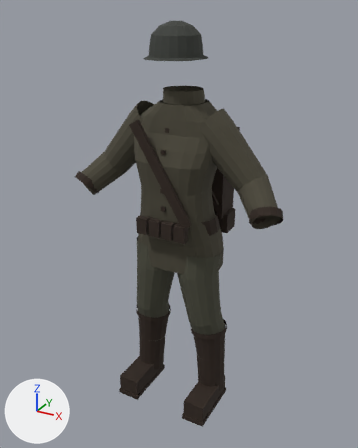
An edit to the glTF model docs/art/assets/projet/tenue_marley_soldat_lod0.glb, drawn before and after from the same camera.
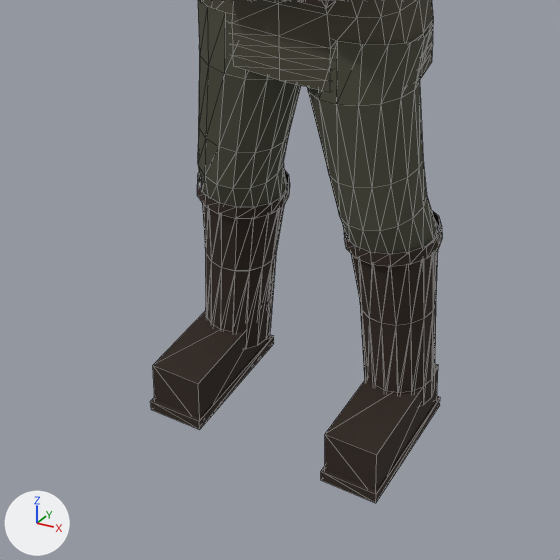
Old and new are each drawn whole from a camera (50 mm lens) standing at (0.975, -1.798, 1.788) and looking at (-0.016, 0.004, 0.887) and again close up on the part from 18% to 76% of the width and 54% to 100% of the height. The lights are fixed; the arrows at lower left show +X, +Y and +Z. The first two pictures are the older version. The close-ups show mesh edges as thin lines. Vertices at exactly the same position are counted once.

The first close-up shows 'calf_l', 'calf_r', 'foot_l', 'foot_r', 'pelvis', 'spine_02', 'thigh_l', 'thigh_r'.
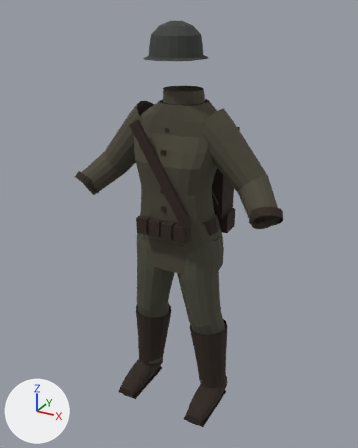
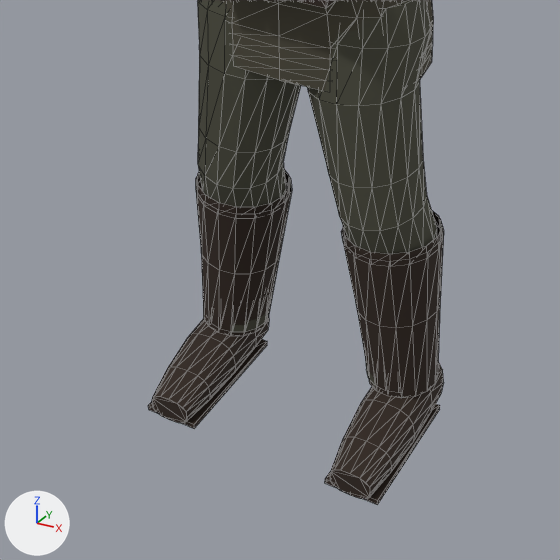
Pixel boxes (x1, y1, x2, y2) of what changed, in the close-ups (560 x 560 px; the box of a moved part takes in the faces that stretch with it):
'calf_l', reshaped: before (340, 196, 442, 406); after (340, 196, 444, 398)
'calf_r', reshaped (7% shorter): before (197, 163, 290, 349); after (196, 163, 292, 336)
'foot_l', reshaped: before (321, 364, 440, 503); after (325, 362, 443, 505)
'foot_r', reshaped: before (151, 311, 274, 430); after (148, 317, 269, 428)
part 1 of me_calf_l, moved or reshaped: before (351, 222, 438, 406); after (341, 218, 444, 398)
part 2 of me_calf_r, moved or reshaped: before (201, 182, 287, 349); after (196, 176, 292, 336)
part 3 of me_foot_l, added: after (325, 404, 440, 505)
part 4 of me_foot_l, rebuilt (9% taller): before (325, 364, 438, 490); after (329, 362, 443, 499)
part 5 of me_foot_l, deleted: before (321, 396, 440, 503)
part 6 of me_foot_r, added: after (148, 339, 267, 428)
part 7 of me_foot_r, rebuilt: before (153, 311, 270, 418); after (151, 317, 269, 423)
part 8 of me_foot_r, deleted: before (151, 334, 274, 430)

The edits, one by one:
me_calf_l is used by ob_calf_l; location (0.0, 0.0, 0.0).
me_calf_l had 144 vertices, 192 faces and spanned x 0.065..0.24, y -0.114..0.074, z 0.057..0.494.
me_calf_l now has 144 vertices, 206 faces and spans x 0.062..0.244, y -0.114..0.078, z 0.084..0.494.
Part 1, on me_calf_l:
4 vertices are removed from x 0.116..0.234, y -0.069..0.049, z 0.057..0.063.
12 faces are deleted.
3 vertices in x 0.13..0.175, y -0.074..0.035, z 0.057..0.061 move by (0.005, 0.002, 0.029).
3 vertices in x 0.175..0.22, y -0.055..0.054, z 0.059..0.063 move by (0.005, 0.002, 0.031).
38 vertices move from x 0.072..0.239, y -0.092..0.068, z 0.057..0.407 to x 0.062..0.244, y -0.102..0.078, z 0.084..0.408.
4 vertices are added at (0.156, 0.051, 0.088), (0.239, 0.016, 0.096), (0.204, -0.067, 0.092), (0.121, -0.032, 0.084).
26 new faces join them, mat_cuir (brown #2e2118).
me_calf_r is used by ob_calf_r; location (0.0, 0.0, 0.0).
me_calf_r had 144 vertices, 192 faces and spanned x -0.24..-0.065, y -0.114..0.074, z 0.057..0.494.
me_calf_r now has 144 vertices, 206 faces and spans x -0.244..-0.062, y -0.114..0.078, z 0.084..0.494.
Part 2, on me_calf_r:
4 vertices are removed from x -0.234..-0.116, y -0.069..0.049, z 0.057..0.063.
12 faces are deleted.
44 vertices move from x -0.239..-0.072, y -0.092..0.068, z 0.057..0.407 to x -0.244..-0.062, y -0.102..0.078, z 0.084..0.408.
4 vertices are added at (-0.204, 0.051, 0.092), (-0.121, 0.016, 0.084), (-0.156, -0.067, 0.088), (-0.239, -0.032, 0.096).
26 new faces join them, mat_cuir (brown #2e2118).
me_foot_l is used by ob_foot_l; location (0.0, 0.0, 0.0).
me_foot_l had 16 vertices, 24 faces and spanned x 0.126..0.234, y -0.225..0.045, z 0.0..0.1.
me_foot_l now has 88 vertices, 168 faces and spans x 0.131..0.243, y -0.232..0.04, z 0.0..0.12.
me_foot_l part 3: a new loose piece, a box spanning x 0.136..0.238, y -0.227..0.035, z 0.0..0.01, in mat_cuir (brown #2e2118).
me_foot_l part 4: the loose piece of 8 vertices spanning x 0.13..0.23, y -0.218..0.038, z 0.0..0.1 is rebuilt with 80 vertices and now spans x 0.131..0.243, y -0.232..0.04, z 0.0..0.12.
me_foot_l part 5: the loose piece of 8 vertices spanning x 0.126..0.234, y -0.225..0.045, z 0.0..0.02 is deleted.
me_foot_r is used by ob_foot_r; location (0.0, 0.0, 0.0).
me_foot_r had 16 vertices, 24 faces and spanned x -0.234..-0.126, y -0.225..0.045, z 0.0..0.1.
me_foot_r now has 88 vertices, 168 faces and spans x -0.243..-0.131, y -0.232..0.04, z 0.0..0.12.
me_foot_r part 6: a new loose piece, a box spanning x -0.238..-0.136, y -0.227..0.035, z 0.0..0.01, in mat_cuir (brown #2e2118).
me_foot_r part 7: the loose piece of 8 vertices spanning x -0.23..-0.13, y -0.218..0.038, z 0.0..0.1 is rebuilt with 80 vertices and now spans x -0.243..-0.131, y -0.232..0.04, z 0.0..0.12.
me_foot_r part 8: the loose piece of 8 vertices spanning x -0.234..-0.126, y -0.225..0.045, z 0.0..0.02 is deleted.
